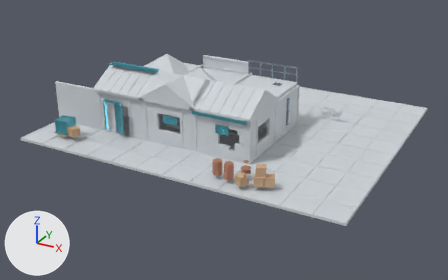
An edit to the glTF model examples/industrial_outpost/ModKit_Industrial_Outpost.glb, drawn before and after from the same camera.
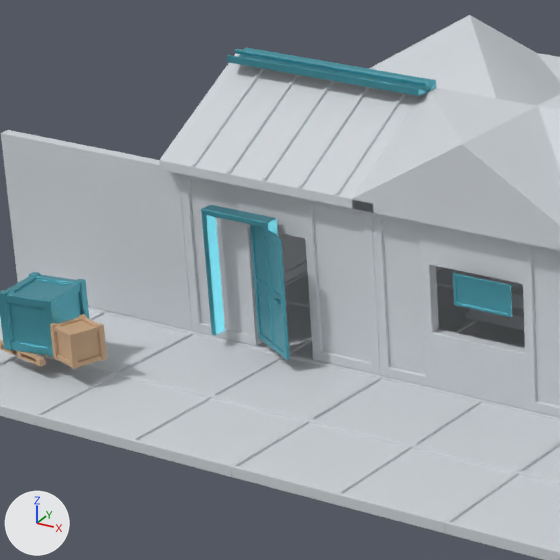
The first picture shows the older version from a 50 mm lens placed at (28.2, -32.5, 17.6), pointed at (7.9, 4.4, -0.9). The close-ups show the older and then the newer version on the part from 12% to 42% of the width and 18% to 66% of the height of that picture. Only the edits that show in the close-ups are written down. Every picture has the same lights, and +X, +Y and +Z are marked at lower left. Where no turn or scale is listed for an object, it has been applied to the vertices.

Names of what the first close-up shows: 'SM_Crate_Large_01', 'SM_Door_Panel_01', 'SM_Doorframe_01', 'SM_Floor_4m_01', 'SM_Floor_4m_06', 'SM_Floor_4m_11', 'SM_Floor_4m_16', 'SM_Roof_Corner_4m_01', 'SM_Roof_Pitched_4m_01', 'SM_Roof_Valley_4m_01', 'SM_Wall_Corner_4m_01', 'SM_Wall_Doorway_4m_01', 'SM_Wall_Window_4m_01' and 9 more.
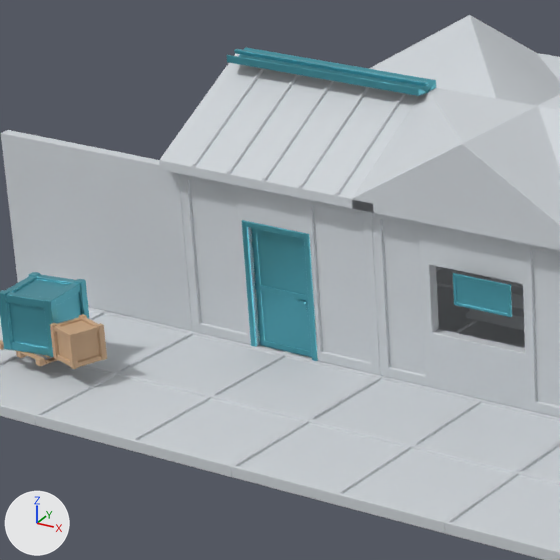
Pixel boxes (x1, y1, x2, y2) of what changed, in the close-ups (560 x 560 px):
'SM_Door_Panel_01', moved, turned: before (250, 224, 290, 360); after (251, 228, 312, 357)
'SM_Doorframe_01', moved: before (201, 205, 278, 349); after (242, 220, 318, 361)

Edits to the bpy script that builds the scene:
```text
Change ob_sm_doorframe_01:
    ob_sm_doorframe_01.location: (1.4, -0.2, 0.2) -> (2.0, 0.1, 0.0)
Change ob_sm_door_panel_01:
    ob_sm_door_panel_01.rotation_euler: (0.0, 0.0, -0.489) -> (0.0, 0.0, 0.0)  # degrees (0, 0, -28) -> degrees (0, 0, 0)
    ob_sm_door_panel_01.location: (2.0, -0.32, 0.2) -> (2.0, 0.07, 0.0)
```
